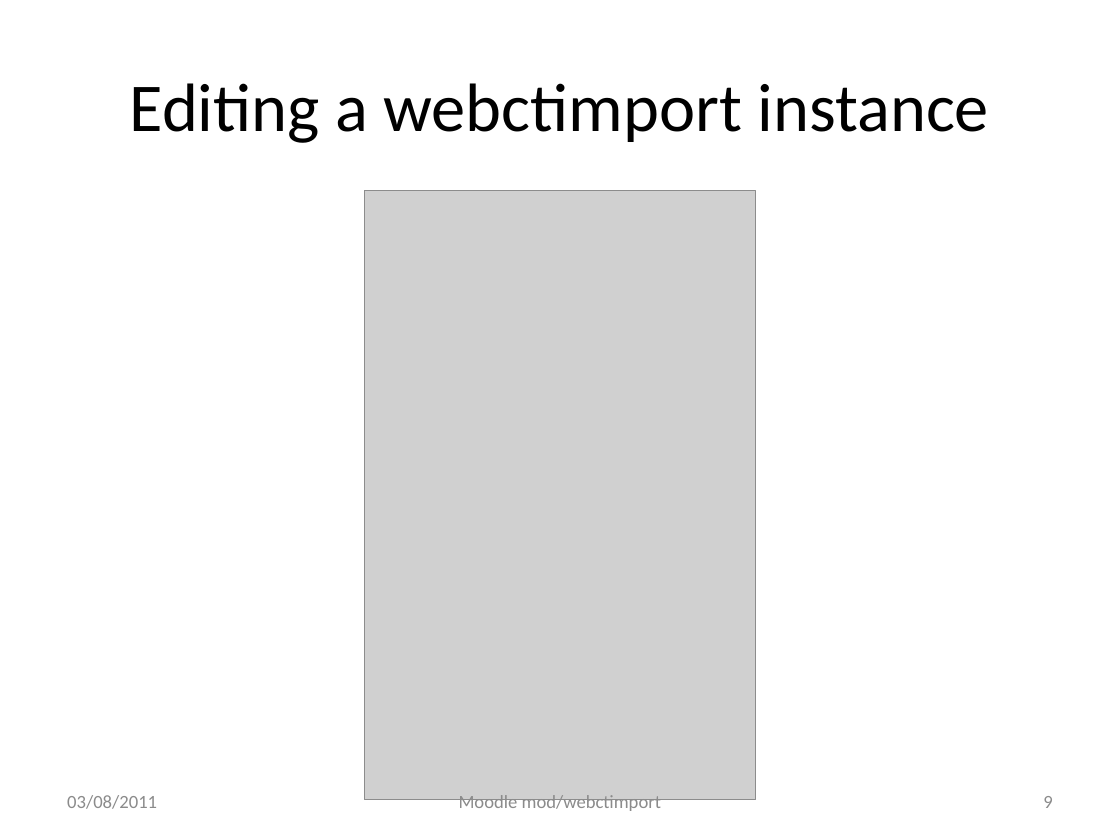
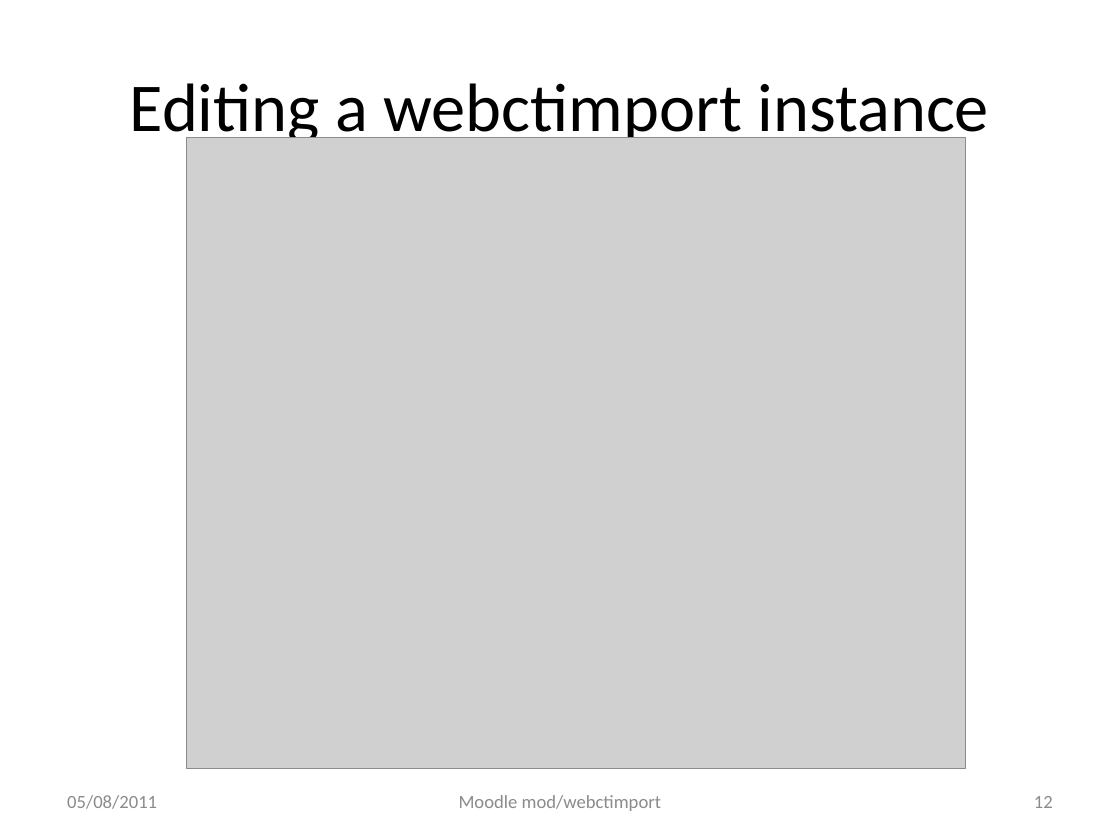
Before and after one commit to cgreenhalgh/mod_webctimport, a slide deck: slide 12 of docs/readme_development.pptx (slide 9 before the commit). Drawn at 1120x840 pixels with LibreOffice and Linux fonts; fonts in the diff are those of the drawing; grey boxes stand for pictures. Boxes give left, top, right and bottom in pixels: in the first picture for what was removed or moved away, otherwise in the second. Text is boxed around its words. In the diff, an @@ line names an element or a change of style, - is before the commit and + after.

```diff
--- a/docs/readme_development.pptx
+++ b/docs/readme_development.pptx
@@ picture added at [187,138,965,768] @@
@@ picture removed at [364,190,756,800] @@
@@ text at [67,795,157,809]: text changed @@
-03/08/2011
+05/08/2011
@@ page number at [1034,796,1053,808]: text changed @@
-9
+12
```
Also in this commit, not shown: 25 other slides changed, 4 slides added, 7 other files.
